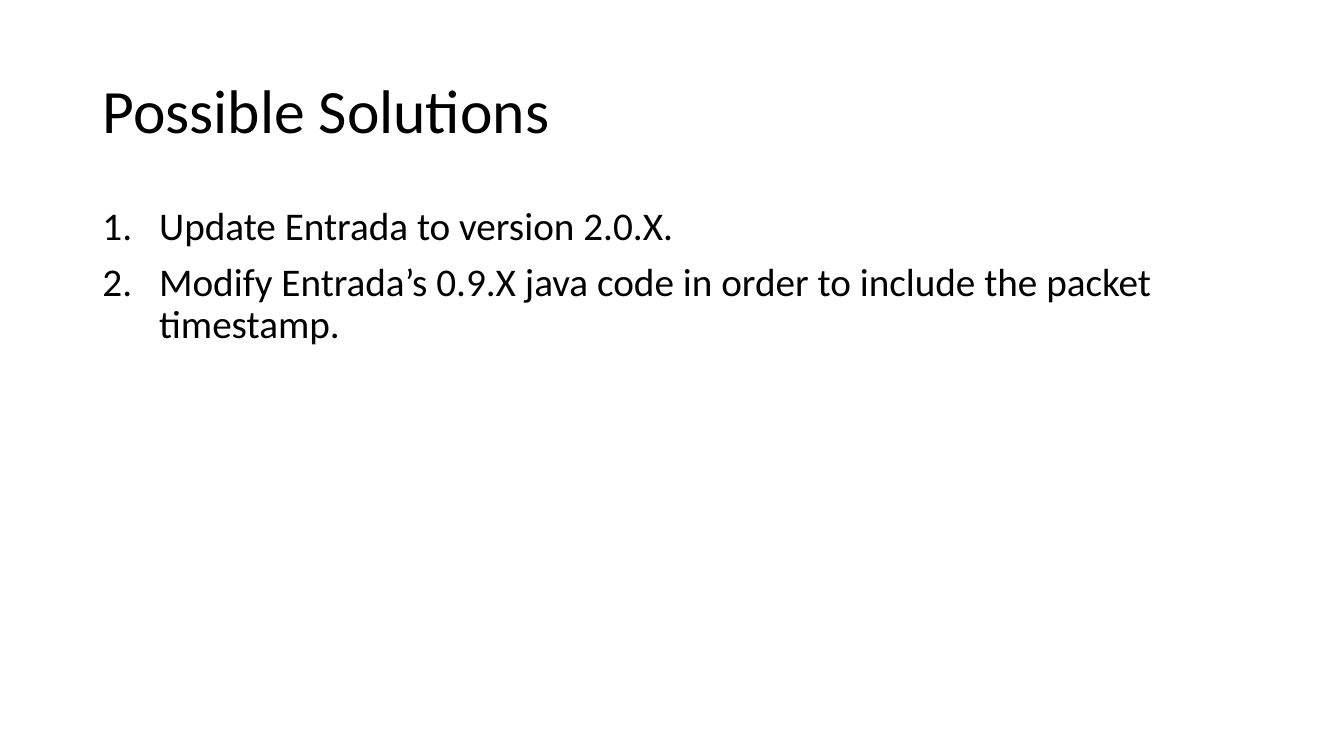
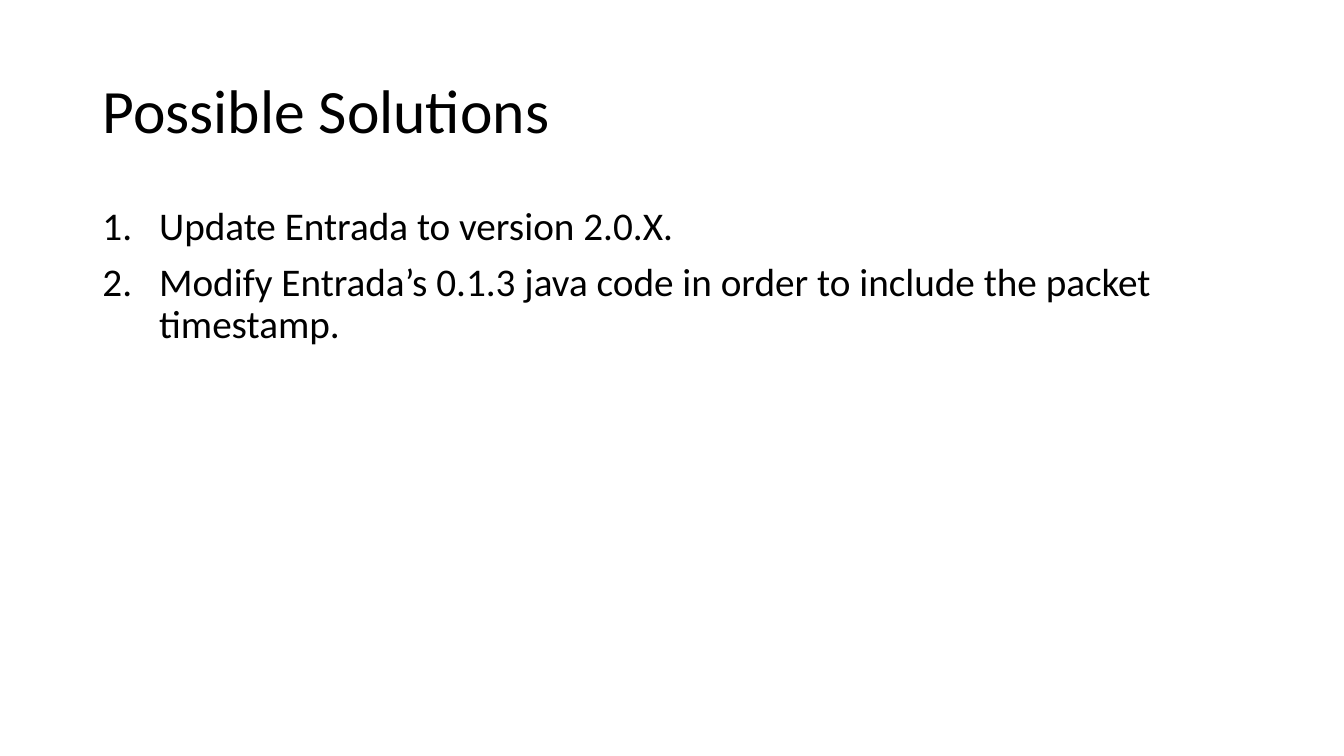
Before and after one commit to Aliii98/osoc19, a slide deck: slide 5 of OSOC-Final.pptx. Drawn at 1344x756 pixels with LibreOffice and Linux fonts; fonts in the diff are those of the drawing. Boxes give left, top, right and bottom in pixels: in the first picture for what was removed or moved away, otherwise in the second. Text is boxed around its words. In the diff, an @@ line names an element or a change of style, - is before the commit and + after.

```diff
--- a/OSOC-Final.pptx
+++ b/OSOC-Final.pptx
@@ text at (x1=159, y1=268, x2=1151, y2=345): text changed @@
-2. Modify Entrada’s 0.9.X java code in order to include the packet timestamp.
+2. Modify Entrada’s 0.1.3 java code in order to include the packet timestamp.
```
Also in this commit, not shown: 5 other slides changed.
